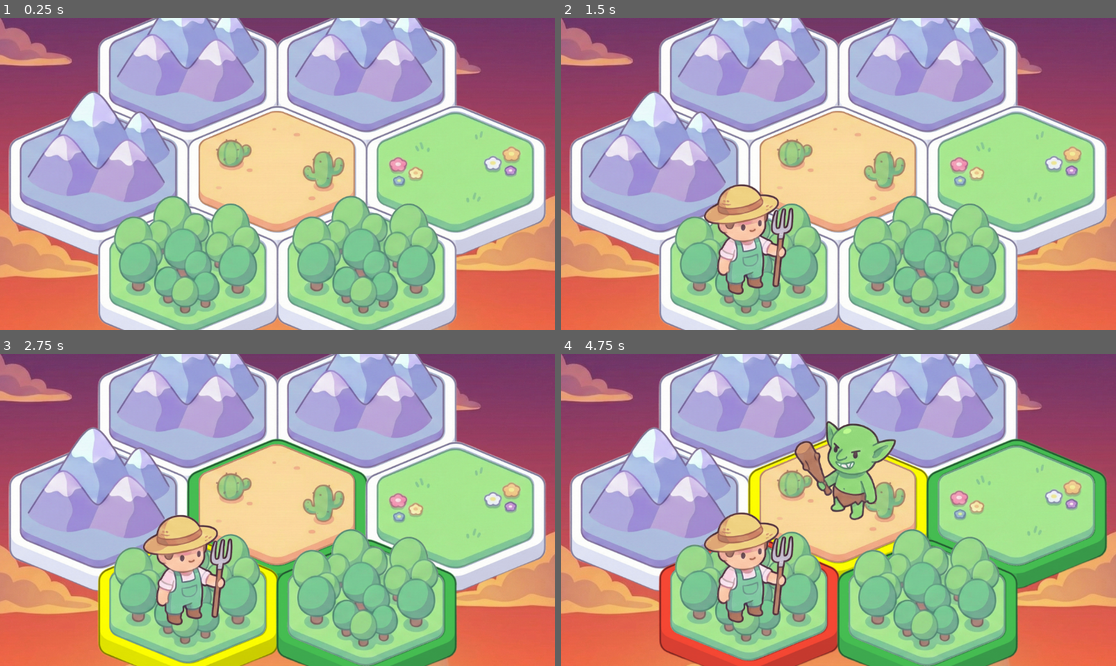
Above: before the commit, frames 1-4 (two rows, left to right).
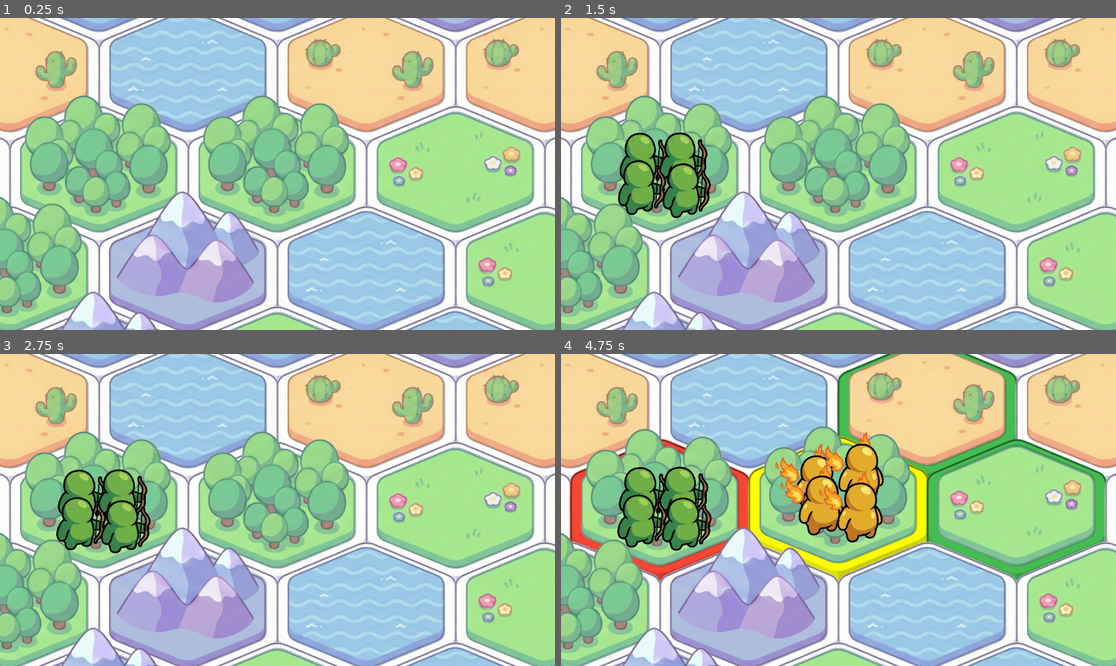
Above: after the commit, the same moments.

Repository: pebll/tbsge
Game: Godot game, scene res://scenes/runnables/unit_preview.tscn
Same seed, same stepped clock (60 frames per second), same inputs: the game is played once before the commit and once after it.
Inputs (mouse positions are in pixels of both pictures, inside the frame that each line leads up to):
- Up to frame 1 (0.25 s): no input
- Up to frame 2 (1.5 s): tap Enter at 0.5 s; drag from (660, 174) to (749, 273) at 0.52 s; drag from (749, 273) to (660, 174) at 1.27 s
- Up to frame 3 (2.75 s): move the mouse to (188, 609) at 2.02 s; click (188, 609) at 2.17 s
- Up to frame 4 (4.75 s): drag from (749, 410) to (660, 510) at 2.77 s; drag from (838, 510) to (749, 609) at 3.52 s; drag from (838, 510) to (749, 609) at 4.27 s

The runs differ from the first frame. In frame 1, 79% of the frame differs, in the area x 0-100%, y 0-100%; in frame 2, 79%; in frame 3, 84%; in frame 4, 85%.

Commit message:
add legions

Diff:
--- a/scenes/character.tscn
+++ b/scenes/character.tscn
@@ -1,5 +1,5 @@
-[gd_scene format=3 uid="uid://cn4a84m76p0ad"]
+[gd_scene format=3 uid="uid://blofiyo7gnte6"]
 
-[node name="Character" type="Node2D"]
+[node name="Character" type="Node2D" unique_id=589940279]
 
-[node name="Sprite2D" type="Sprite2D" parent="."]
+[node name="Sprite2D" type="Sprite2D" parent="." unique_id=683770648]
--- /dev/null
+++ b/scenes/legion.tscn
@@ -0,0 +1,32 @@
+[gd_scene format=3 uid="uid://j7ywjtdpker5"]
+
+[ext_resource type="Script" uid="uid://qf8l1m4iq23g" path="res://scripts/legion.gd" id="1_auw50"]
+[ext_resource type="Texture2D" uid="uid://bq54stu7cp4wn" path="res://assets/units_sliced/units_back/dragon.png" id="2_auw50"]
+
+[sub_resource type="CircleShape2D" id="CircleShape2D_10c5b"]
+radius = 48.010418
+
+[node name="Legion" type="Node2D" unique_id=823189178]
+script = ExtResource("1_auw50")
+
+[node name="Units" type="Node2D" parent="." unique_id=1934969450]
+z_index = 1000
+
+[node name="Sprite2D" type="Sprite2D" parent="." unique_id=1152469829]
+visible = false
+scale = Vector2(0.2, 0.2)
+texture = ExtResource("2_auw50")
+offset = Vector2(4.9998407, -140.00008)
+
+[node name="Area2D" type="Area2D" parent="." unique_id=1341307370]
+
+[node name="CollisionShape2D" type="CollisionShape2D" parent="Area2D" unique_id=850870459]
+rotation = -2.4080513
+shape = SubResource("CircleShape2D_10c5b")
+
+[node name="Shadow" type="Sprite2D" parent="." unique_id=1966979709]
+position = Vector2(0, 38.75)
+scale = Vector2(1, 78.5)
+
+[connection signal="mouse_entered" from="Area2D" to="." method="_on_mouse_entered"]
+[connection signal="mouse_exited" from="Area2D" to="." method="_on_mouse_exited"]
--- /dev/null
+++ b/scenes/legion_unit.tscn
@@ -0,0 +1,28 @@
+[gd_scene format=3 uid="uid://ku1b82qof1e6"]
+
+[ext_resource type="Script" uid="uid://b66i87y87ha7x" path="res://scripts/legion_unit.gd" id="1_vx6m3"]
+[ext_resource type="Texture2D" uid="uid://codft6p08m7ia" path="res://assets/units_v2/done/base_uncut_sprites/flame_front.png" id="2_vx6m3"]
+
+[sub_resource type="CircleShape2D" id="CircleShape2D_10c5b"]
+radius = 26.24881
+
+[node name="LegionUnit" type="Node2D" unique_id=1441347477]
+script = ExtResource("1_vx6m3")
+
+[node name="Sprite2D" type="Sprite2D" parent="." unique_id=577617749]
+scale = Vector2(0.2, 0.2)
+texture = ExtResource("2_vx6m3")
+offset = Vector2(5, -42.575)
+
+[node name="Area2D" type="Area2D" parent="." unique_id=1259893278]
+
+[node name="CollisionShape2D" type="CollisionShape2D" parent="Area2D" unique_id=1789833785]
+rotation = -2.4080513
+shape = SubResource("CircleShape2D_10c5b")
+
+[node name="Shadow" type="Sprite2D" parent="." unique_id=57980933]
+position = Vector2(0, 38.75)
+scale = Vector2(1, 78.5)
+
+[connection signal="mouse_entered" from="Area2D" to="." method="_on_mouse_entered"]
+[connection signal="mouse_exited" from="Area2D" to="." method="_on_mouse_exited"]
--- a/scenes/runnables/unit_preview.tscn
+++ b/scenes/runnables/unit_preview.tscn
@@ -14,4 +14,4 @@
 texture = ExtResource("1_rkf7y")
 
 [node name="GameManager" parent="." unique_id=1748821921 instance=ExtResource("1_jyyb0")]
-map_radius = 1
+map_radius = 2
--- a/scripts/game_manager.gd
+++ b/scripts/game_manager.gd
@@ -6,7 +6,7 @@
 var tile_size_xy_ratio: float = 0.75
 
 @onready var grid : Dictionary[Vector2i, HexTile] = {}
-@onready var units : Array[Unit] = []
+@onready var units : Array[Legion] = []
 
 var tilesContainer : Node
 var ui : UserInterface
@@ -26,11 +26,11 @@
 	if tile.unit or not tile.walkable:
 		print("tile not adequate for spawning")
 		return # only spawn if tile is empty
-	var unit = preload("res://scenes/unit.tscn").instantiate()
+	var unit = preload("res://scenes/legion.tscn").instantiate()
 	self.add_child(unit)
 	units.append(unit)
 	tile.unit = unit
-	unit.sprite.z_index = 100
+	#unit.sprite.z_index = 100
 	unit.position = tile.position
 
 func move_unit(from: HexTile, to: HexTile):
--- a/scripts/hextile.gd
+++ b/scripts/hextile.gd
@@ -12,7 +12,7 @@
 # gameplay
 var terrain_type: String
 var walkable : bool
-var unit : Unit
+var unit : Legion
 # juice
 var active_tween : Tween
 var jump_up : bool = false
@@ -62,7 +62,7 @@
 	if unit:
 		unit.current_offset = Vector2(0, -target)
 		unit.active_tween = create_tween()
-		unit.active_tween.tween_property(unit.sprite, "position:y", - target, time).set_trans(Tween.TRANS_ELASTIC).set_ease(Tween.EASE_OUT)
+		unit.active_tween.tween_property(unit.units, "position:y", - target, time).set_trans(Tween.TRANS_ELASTIC).set_ease(Tween.EASE_OUT)
 
 func update_state(state: String):
 	if state == "selected":
--- /dev/null
+++ b/scripts/legion.gd
@@ -0,0 +1,96 @@
+class_name Legion
+extends Node2D
+
+
+# Define the terrain types as an enum for clarity and type safety.
+const UNITS = ["AXEMAN", "ARCHER", "DRAGON_RIDER", "OGRE", "MAGE", "FLAME", "NECROMANCER", "TREANT"]
+@export var unit_type: String = "ARCHER"
+@export var unit_count : int = 3
+@export var direction_front: bool = true
+@export var direction_right: bool = true
+
+@onready var units: Node2D = $Units
+@onready var idle_tween : Tween
+@onready var active_tween : Tween
+@onready var move_tween : Tween
+
+var current_offset: Vector2 = Vector2(0, 0)
+
+# Called when the node enters the scene tree for the first time.
+func _ready() -> void:
+	unit_type = UNITS[randi() % 8]
+	unit_count = 4#randi() % 8 +1
+	direction_front = true
+	direction_right = true if randi() % 2 == 0 else false
+	for i in unit_count:
+		var unit = preload("res://scenes/legion_unit.tscn").instantiate()
+		unit.unit_type = unit_type
+		units.add_child(unit)
+	update_local_positions()
+	for unit in units.get_children():
+		unit.update_sprite()
+		unit.start_idle_animation()
+
+func update_local_positions():
+	var base_spacing = 30
+	var randomness = 5 # pixels of random variation
+	var positions = []
+	var cols = 1
+	if unit_count == 4:
+		cols = 2
+	else:
+		cols = ceil(sqrt(unit_count * 1.5))  # slightly wider than tall
+
+	for i in range(unit_count):
+		var row = i / int(cols)
+		var col = i % int(cols)
+
+		# Center the formation
+		var x = (col - cols/2.0 + 0.5) * base_spacing
+		var y = (row - ceil(unit_count / cols) / 2.0 + 0.5) * base_spacing * 0.8
+
+		  # Add small random offset
+		x += randf_range(-randomness, randomness)
+		y += randf_range(-randomness, randomness)
+
+		positions.append(Vector2(x, y))
+
+	var children = units.get_children()
+	for i in range(unit_count):
+		children[i].local_position = positions[i]
+
+func update_direction(direction: Vector2):
+	for unit in units.get_children():
+		unit.update_direction(direction)
+
+func start_idle_animation():
+	for unit in units.get_children():
+		unit.start_idle_animation()
+
+func juice_move(target_pos: Vector2):
+	var move_time = 0.4
+	update_local_positions()
+	move_tween = create_tween()
+	move_tween.tween_property(self, "position", target_pos, move_time).set_trans(Tween.TRANS_EXPO).set_ease(Tween.EASE_OUT)
+	for unit in units.get_children():
+		unit.juice_move(target_pos)
+
+func juice_attack(direction: Vector2):
+	for unit in units.get_children():
+		unit.juice_attack(direction)
+
+func juice_hitted(direction: Vector2):
+	for unit in units.get_children():
+		unit.juice_hitted(direction)
+
+func juice_squish():
+	for unit in units.get_children():
+		unit.juice_squish()
+
+func juice_direct(direction: Vector2):
+	for unit in units.get_children():
+		unit.juice_direct()
+
+func juice_direct_reset():
+	for unit in units.get_children():
+		unit.juice_direct_reset()
--- /dev/null
+++ b/scripts/legion_unit.gd
@@ -0,0 +1,104 @@
+class_name LegionUnit
+extends Node2D
+
+
+# Define the terrain types as an enum for clarity and type safety.
+const UNITS = ["AXEMAN", "ARCHER", "DRAGON_RIDER", "OGRE", "MAGE", "FLAME", "NECROMANCER", "TREANT"]
+@export var unit_type: String = "ARCHER"
+@export var direction_front: bool = true
+@export var direction_right: bool = true
+
+@onready var sprite: Sprite2D = $Sprite2D
+@onready var idle_tween : Tween
+@onready var active_tween : Tween
+@onready var move_tween : Tween
+
+var current_offset: Vector2 = Vector2(0, 0)
+var local_position: Vector2 = Vector2(0, 0)
+
+func update_direction(direction: Vector2):
+	direction_right = direction.x >= 0
+	direction_front = direction.y >= 0
+	juice_direct(direction)
+	update_sprite()
+
+func update_sprite():
+	var face_direction = "front" # (back does not exist yet) ##if direction_front else "back"
+	print("loading " + "res://assets/units_v2/done/base_uncut_sprites/" + unit_type.to_lower() + "_" + face_direction + ".png")
+	var new_texture = load("res://assets/units_v2/done/base_uncut_sprites/" + unit_type.to_lower() + "_" + face_direction + ".png")
+	var new_flip_h = !direction_right ##direction_front == direction_right
+	#if new_texture != sprite.texture or sprite.flip_h != new_flip_h:
+	#juice_squish()
+	sprite.texture = new_texture
+	sprite.flip_h = new_flip_h
+	sprite.position = local_position
+
+func start_idle_animation():
+	var base_scale = 0.2
+	var stretch_percentage = 0.02
+	var scale_high = base_scale*(1+stretch_percentage)
+	var scale_low = base_scale*(1-stretch_percentage)
+	var loop_time = 1
+	idle_tween = create_tween().set_loops()
+	idle_tween.tween_property(sprite, "scale", Vector2(scale_low, scale_high), loop_time)
+	idle_tween.tween_property(sprite, "scale", Vector2(scale_high, scale_low), loop_time)
+
+func juice_move(target_pos: Vector2):
+	var move_time = 0.4
+	move_tween = create_tween()
+	active_tween = create_tween()
+	move_tween.tween_property(sprite, "position", local_position, move_time).set_trans(Tween.TRANS_EXPO).set_ease(Tween.EASE_OUT)
+	active_tween.tween_property(sprite, "rotation", 0, move_time).set_trans(Tween.TRANS_EXPO).set_ease(Tween.EASE_OUT)
+
+func juice_attack(direction: Vector2):
+	var target_pos = direction * 30
+	var target_rot = 0.3 * direction.x
+	var attack_time = 0.2
+	active_tween = create_tween()
+	active_tween.tween_property(sprite, "position", current_offset + target_pos + local_position, attack_time).set_trans(Tween.TRANS_EXPO).set_ease(Tween.EASE_OUT)
+	active_tween.parallel().tween_property(sprite, "rotation", target_rot, attack_time).set_trans(Tween.TRANS_EXPO).set_ease(Tween.EASE_OUT)
+	active_tween.tween_property(sprite, "position", current_offset + local_position, attack_time).set_trans(Tween.TRANS_EXPO).set_ease(Tween.EASE_IN_OUT)
+	active_tween.parallel().tween_property(sprite, "rotation", 0, attack_time).set_trans(Tween.TRANS_EXPO).set_ease(Tween.EASE_IN_OUT)
+
+func juice_hitted(direction: Vector2):
+	print("I AM HIT")
+	var target_pos = direction * 10
+	var target_rot = 0.1 * direction.x
+	var attack_time = 0.2
+	# TODO: some kind of state machine for switch animation states
+	active_tween = create_tween()
+	active_tween.tween_property(sprite, "position", current_offset + target_pos + local_position, attack_time).set_trans(Tween.TRANS_EXPO).set_ease(Tween.EASE_OUT)
+	active_tween.parallel().tween_property(sprite, "rotation", target_rot, attack_time).set_trans(Tween.TRANS_EXPO).set_ease(Tween.EASE_OUT)
+	active_tween.parallel().tween_property(sprite, "self_modulate", Color.ORANGE_RED, attack_time).set_trans(Tween.TRANS_EXPO).set_ease(Tween.EASE_OUT)
+	active_tween.tween_property(sprite, "position", current_offset + local_position, attack_time).set_trans(Tween.TRANS_EXPO).set_ease(Tween.EASE_IN_OUT)
+	active_tween.parallel().tween_property(sprite, "rotation", 0, attack_time).set_trans(Tween.TRANS_EXPO).set_ease(Tween.EASE_IN_OUT)
+	active_tween.parallel().tween_property(sprite, "self_modulate", Color.WHITE, attack_time).set_trans(Tween.TRANS_EXPO).set_ease(Tween.EASE_IN_OUT)
+
+func juice_squish():
+	if active_tween and active_tween.is_running():
+		return
+	active_tween = create_tween()
+	var anim_time = 0.1
+	var scale_factor = 1.03
+	var base_scale = sprite.scale
+	var target_scale = Vector2(base_scale.x/scale_factor, base_scale.y*scale_factor)
+	active_tween.tween_property(sprite, "scale", target_scale, anim_time/2).set_trans(Tween.TRANS_EXPO).set_ease(Tween.EASE_OUT)
+	active_tween.tween_property(sprite, "scale", base_scale, anim_time).set_trans(Tween.TRANS_EXPO).set_ease(Tween.EASE_IN)
+
+func juice_direct(direction: Vector2):
+	var target_pos = -direction * 2
+	var target_rot = -direction.x * 0.15
+	if not direction_front:
+		target_rot *= 1.2
+	var attack_time = 0.2
+	move_tween = create_tween()
+	move_tween.tween_property(sprite, "position", current_offset + target_pos + local_position, attack_time).set_trans(Tween.TRANS_EXPO).set_ease(Tween.EASE_OUT)
+	move_tween.parallel().tween_property(sprite, "rotation", target_rot, attack_time).set_trans(Tween.TRANS_EXPO).set_ease(Tween.EASE_OUT)
+
+func juice_direct_reset():
+	var target_pos = Vector2.ZERO
+	var target_rot = 0
+	var attack_time = 0.2
+	move_tween = create_tween()
+	move_tween.tween_property(sprite, "position", current_offset + target_pos + local_position, attack_time).set_trans(Tween.TRANS_EXPO).set_ease(Tween.EASE_OUT)
+	move_tween.parallel().tween_property(sprite, "rotation", target_rot, attack_time).set_trans(Tween.TRANS_EXPO).set_ease(Tween.EASE_OUT)
Binary file added: assets/tiles_beige.png
Not shown, added: assets/tiles_beige.png.import
Binary file added: assets/units_v2/done/base_uncut_sprites/archer_front.png
Not shown, added: assets/units_v2/done/base_uncut_sprites/archer_front.png.import
Binary file added: assets/units_v2/done/base_uncut_sprites/axeman_front.png
Not shown, added: assets/units_v2/done/base_uncut_sprites/axeman_front.png.import
Binary file added: assets/units_v2/done/base_uncut_sprites/dragon_rider_front.png
Not shown, added: assets/units_v2/done/base_uncut_sprites/dragon_rider_front.png.import
Binary file added: assets/units_v2/done/base_uncut_sprites/flame_front.png
Not shown, added: assets/units_v2/done/base_uncut_sprites/flame_front.png.import
Binary file added: assets/units_v2/done/base_uncut_sprites/mage_front.png
Not shown, added: assets/units_v2/done/base_uncut_sprites/mage_front.png.import
(and 20 more such lines)
